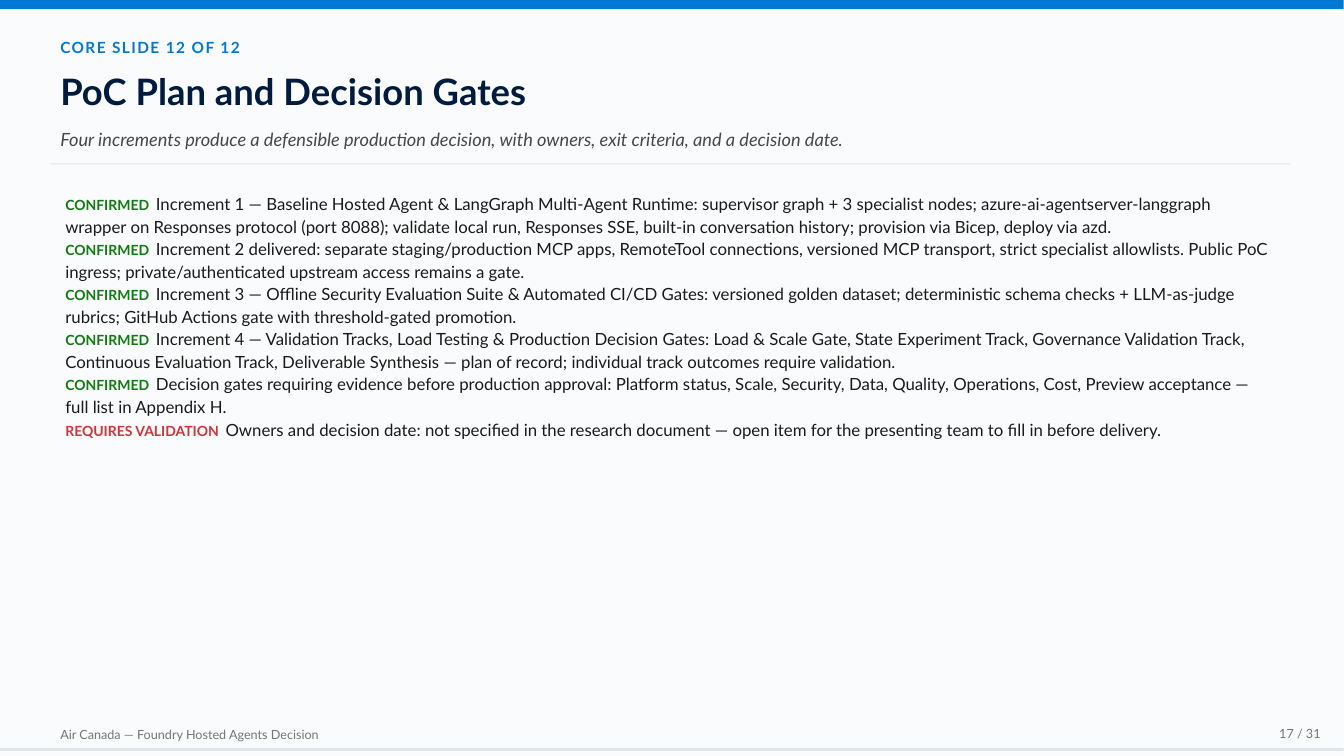
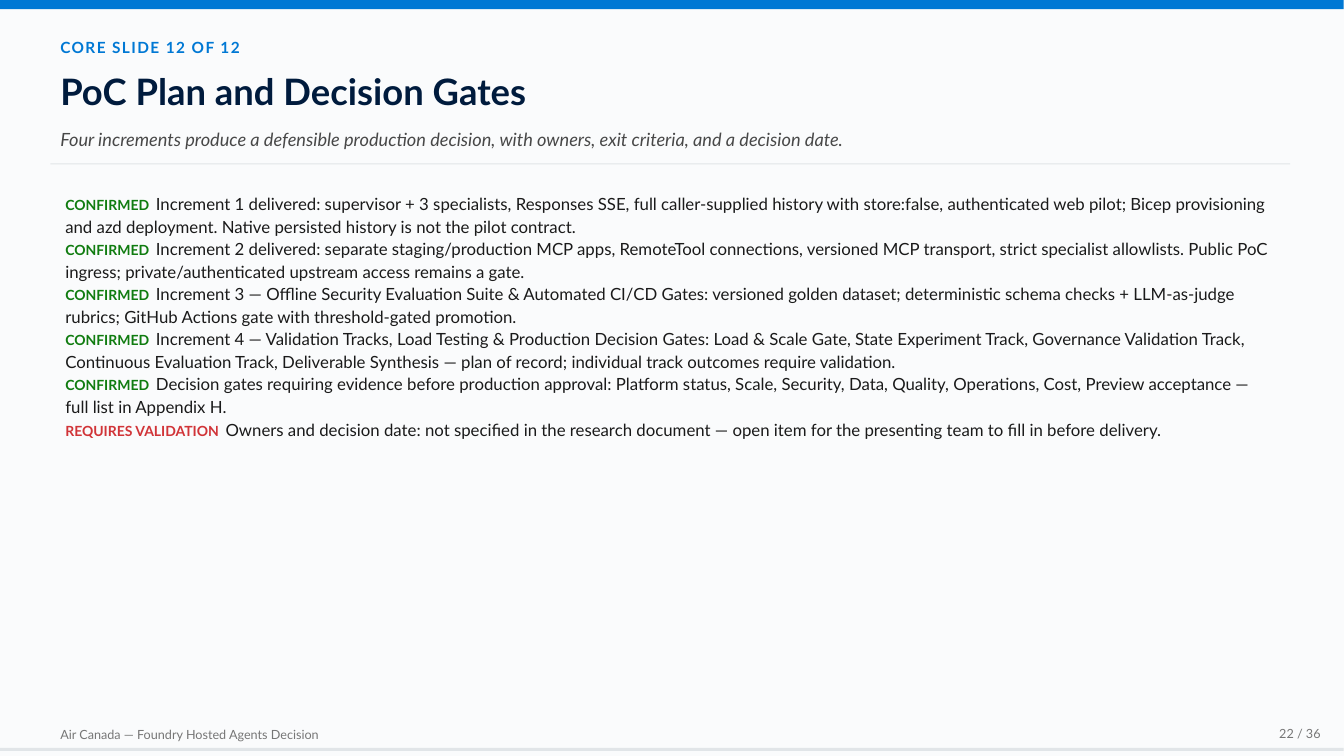
Before and after one commit to devopsabcs-engineering/foundry-hosted-agents, a slide deck: slide 22 of deliverables/air-canada-foundry-hosted-agents-decision.pptx (slide 17 before the commit). Drawn at 1344x756 pixels with LibreOffice and Linux fonts; fonts in the diff are those of the drawing. Boxes give left, top, right and bottom in pixels: in the first picture for what was removed or moved away, otherwise in the second. Text is boxed around its words. In the diff, an @@ line names an element or a change of style, - is before the commit and + after.

```diff
--- a/deliverables/air-canada-foundry-hosted-agents-decision.pptx
+++ b/deliverables/air-canada-foundry-hosted-agents-decision.pptx
@@ text at (x1=65, y1=197, x2=1265, y2=236): text changed @@
-● CONFIRMED Increment 1 — Baseline Hosted Agent & LangGraph Multi-Agent Runtime: supervisor graph + 3 specialist nodes; azure-ai-agentserver-langgraph wrapper on Responses protocol (port 8088); validate local run, Responses SSE, built-in conversation history; provision via Bicep, deploy via azd.
+● CONFIRMED Increment 1 delivered: supervisor + 3 specialists, Responses SSE, full caller-supplied history with store:false, authenticated web pilot; Bicep provisioning and azd deployment. Native persisted history is not the pilot contract.
@@ text at (x1=1279, y1=729, x2=1321, y2=738): text changed @@
-17 / 31
+22 / 36
```
Also in this commit, not shown: 30 other slides changed, 5 slides added, 13 other files.
